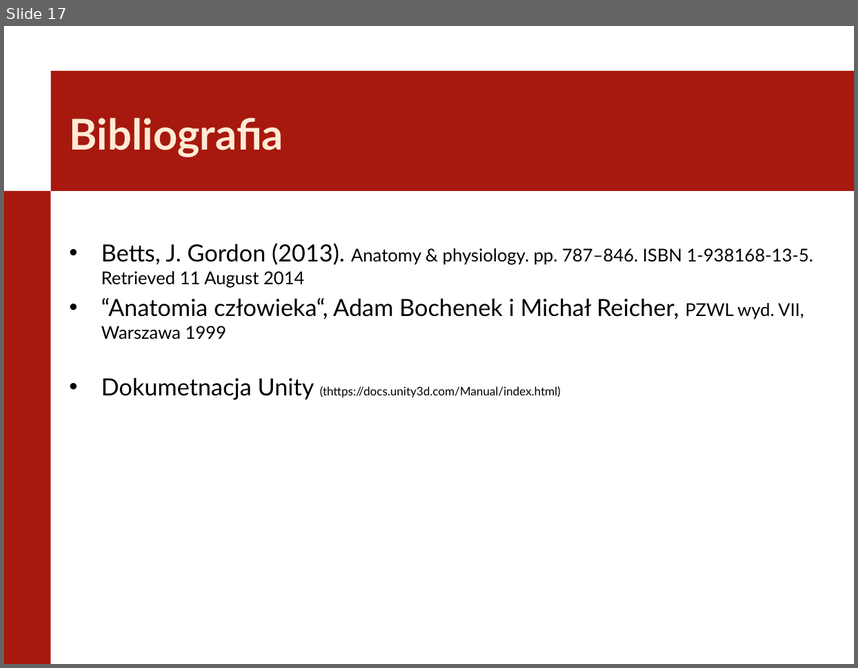
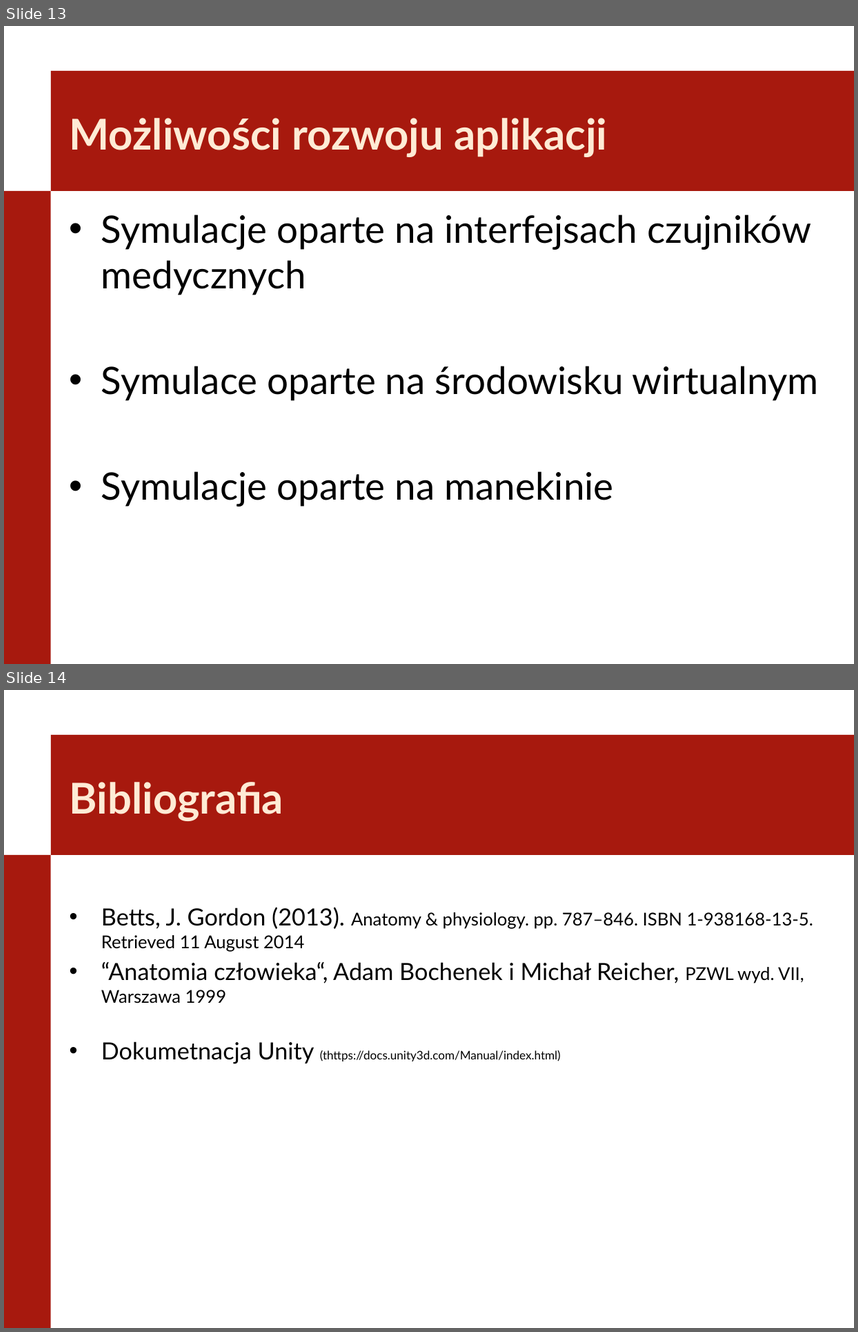
Before and after one commit to Szynal/PWR-W4-INF, a slide deck: Seminarium Dyplomowe/SeminariumDyplomowe_PracaDyplomowa.pptx. Shown one above the other, each under a label of ours: slide 17 before the commit, slides 13 and 14 after it. The pictures are 858x668 and 858x1332 pixels, drawn with LibreOffice and Linux fonts; fonts in the diff are those of the drawing; background and template pictures are left out. Boxes give left, top, right and bottom in pixels: in the first picture for what was removed or moved away, otherwise in the second. Text is boxed around its words. In the diff, an @@ line names an element or a change of style, - is before the commit and + after.

```diff
--- a/Seminarium Dyplomowe/SeminariumDyplomowe_PracaDyplomowa.pptx
+++ b/Seminarium Dyplomowe/SeminariumDyplomowe_PracaDyplomowa.pptx
@@ slide 13 added at [4, 26, 854, 664], background #FFFFFF; not listed: 2 template elements that a slide beside it also shows @@
@@ title added at [70, 118, 607, 157], 36 pt, text #FFEBD5, bold @@
+Możliwości rozwoju aplikacji
@@ text added at [101, 214, 819, 506], 32 pt, text #000000 @@
+• Symulacje oparte na interfejsach czujników medycznych
+• Symulace oparte na środowisku wirtualnym
+• Symulacje oparte na manekinie
@@ what was slide 17 is now slide 14 @@
```
Also in this commit, not shown: 4 slides changed, 5 other slides added, 9 slides removed.
